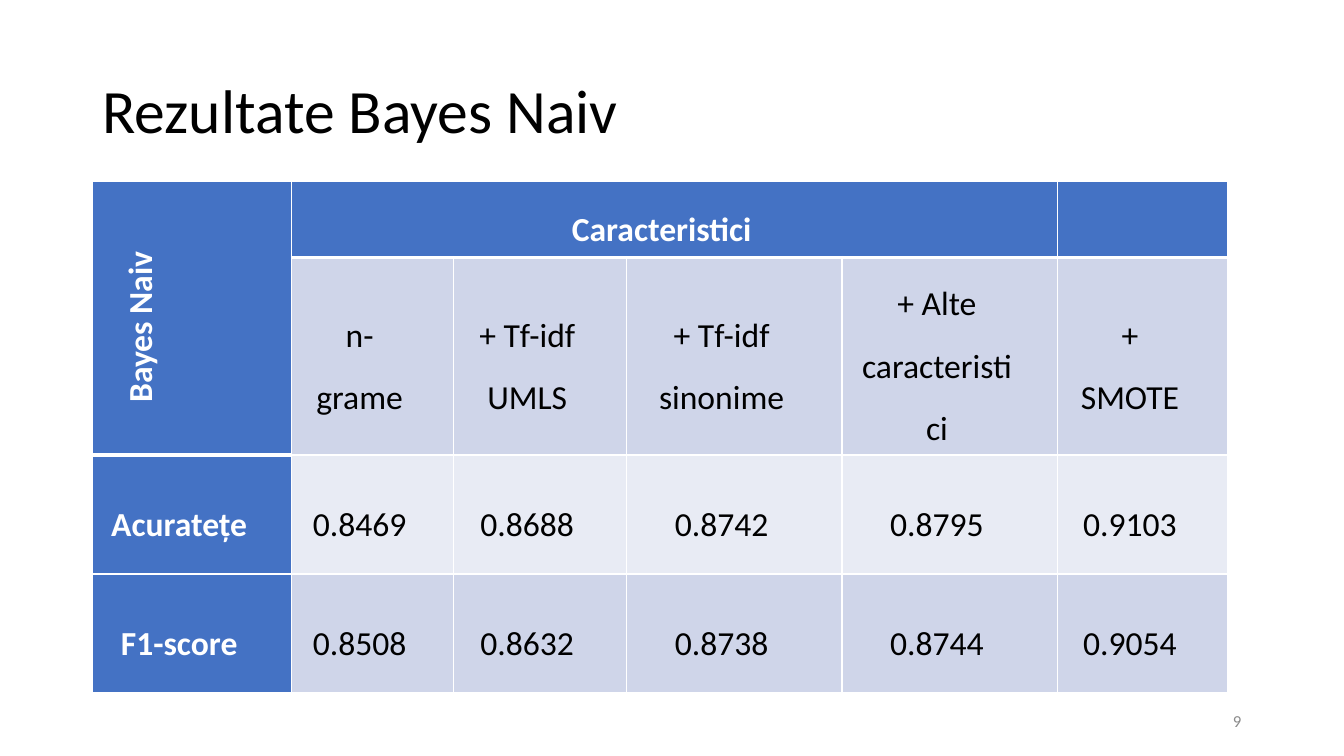
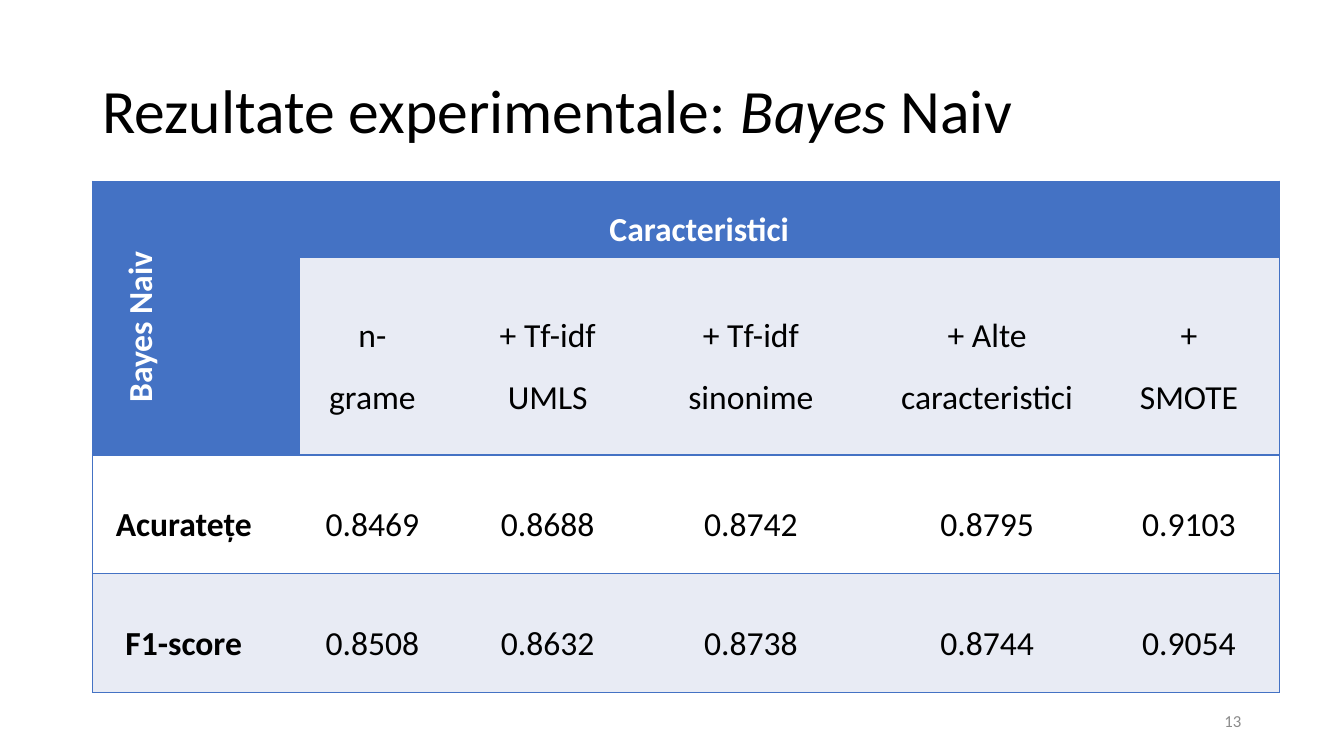
Before and after one commit to MariusParasca/Licenta-FII, a slide deck: slide 13 of Prezentare licenta.pptx (slide 9 before the commit). Drawn at 1344x756 pixels with LibreOffice and Linux fonts; fonts in the diff are those of the drawing. Boxes give left, top, right and bottom in pixels: in the first picture for what was removed or moved away, otherwise in the second. Text is boxed around its words. In the diff, an @@ line names an element or a change of style, - is before the commit and + after.

```diff
--- a/Prezentare licenta.pptx
+++ b/Prezentare licenta.pptx
@@ title at bbox=[102, 90, 1012, 143]: text changed @@
-Rezultate Bayes Naiv
+Rezultate experimentale: Bayes Naiv
@@ table at bbox=[93, 181, 1279, 678] @@
@@ fill #CFD5EA to #E9EBF5 in 10 cells @@
@@ fill #4472C4 to #FFFFFF in row 3, column 1 @@
@@ fill #E9EBF5 to #FFFFFF in 5 cells @@
@@ fill #4472C4 to #E9EBF5 in row 4, column 1 @@
@@ text colour #FFFFFF to #000000 in "Acuratețe", "F1-score" @@
@@ borders changed @@
@@ table: place and size @@
-table at bbox=[93, 181, 1229, 678]
+table at bbox=[93, 181, 1279, 678]
@@ page number at bbox=[1224, 716, 1241, 727]: text changed @@
-9
+13
```
Also in this commit, not shown: 10 other slides changed, 7 slides added, 1 other file.
